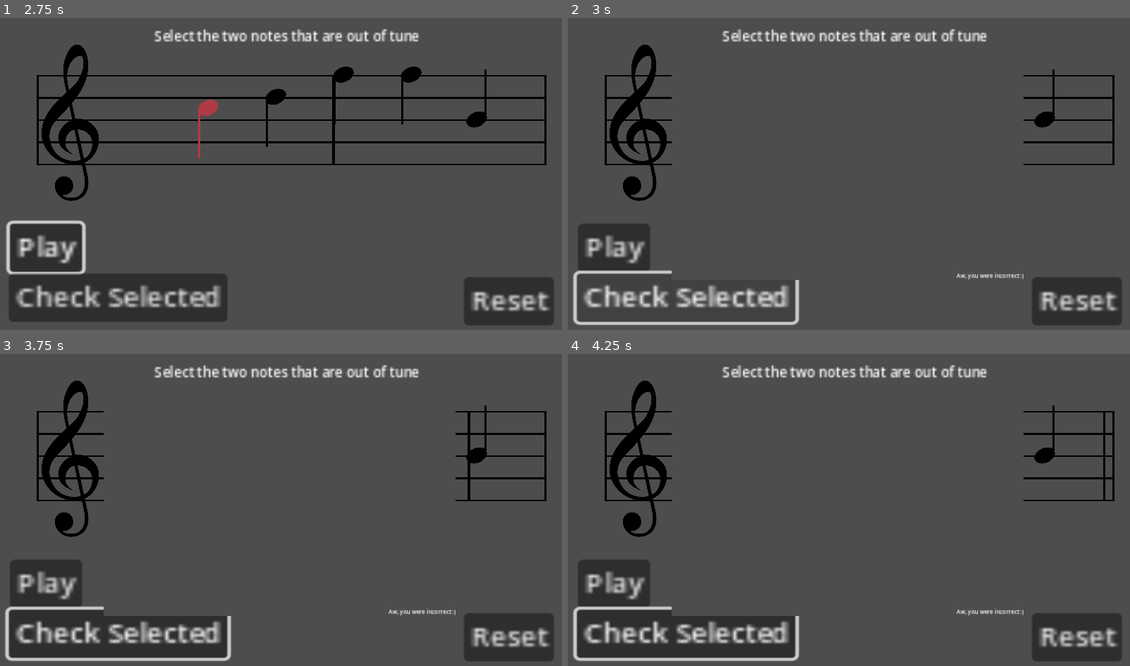
Above: before the commit, frames 1-4 (two rows, left to right).
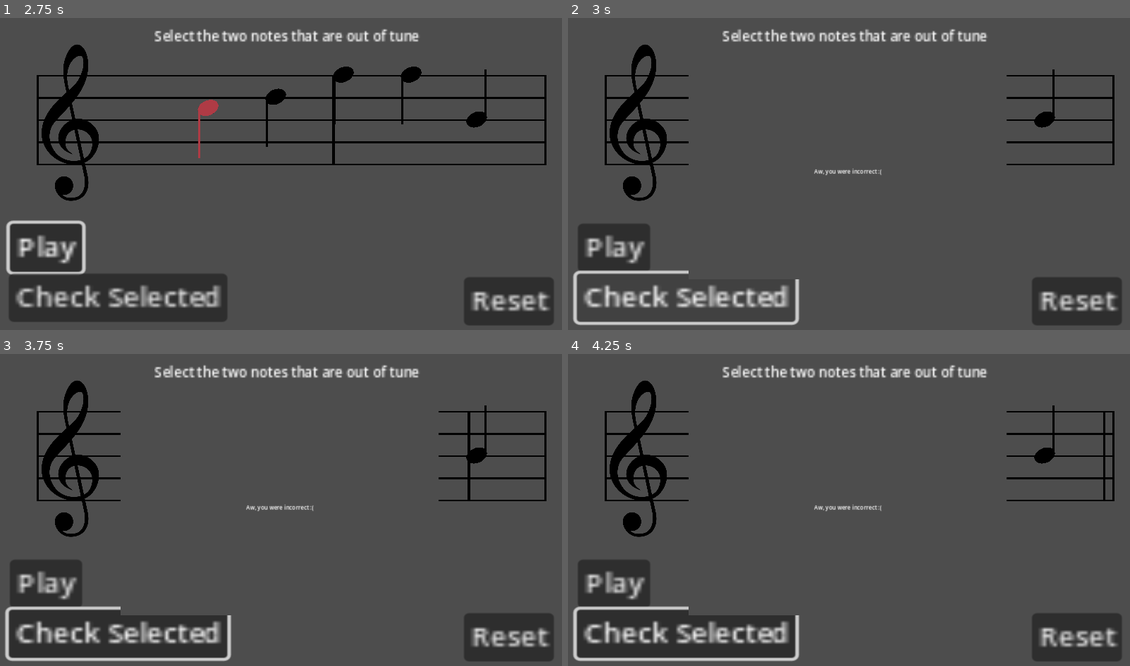
Above: after the commit, the same moments.

Repository: Sniggiho/COMP225-Reluna
Game: Godot game, scene res://Scenes/firstScene.tscn
Two runs of this game, one before a commit and one after it. Both use one fixed random seed, a clock stepped at 60 frames per second and the inputs below.
Inputs (mouse positions are in pixels of both pictures, inside the frame that each line leads up to):
- Up to frame 1 (2.75 s): click "Play" at 0.5 s; click "Play" at 1.25 s; click (207, 108) at 2.02 s
- Up to frame 2 (3 s): click "Check Selected" at 2.75 s
- Up to frame 3 (3.75 s): click (207, 444) at 3.52 s
- Up to frame 4 (4.25 s): no input

Frame 1 is identical in both runs. In frame 2, 0.4% of the frame differs, in the area x 18-82%, y 18-84%; in frame 3, 0.5%; in frame 4, 0.5%.

Commit message:
Centered feedback text

Diff:
--- a/Project/Scenes/firstScene.tscn
+++ b/Project/Scenes/firstScene.tscn
@@ -90,10 +90,17 @@
 script = ExtResource("5_r4b1t")
 
 [node name="feedbackTemp" type="RichTextLabel" parent="Popup"]
-offset_left = 808.0
-offset_top = 592.0
-offset_right = 901.0
-offset_bottom = 615.0
+anchors_preset = 8
+anchor_left = 0.5
+anchor_top = 0.5
+anchor_right = 0.5
+anchor_bottom = 0.5
+offset_left = -46.5
+offset_top = -11.5
+offset_right = 46.5
+offset_bottom = 11.5
+grow_horizontal = 2
+grow_vertical = 2
 text = "I popped up"
 fit_content = true
 autowrap_mode = 0
